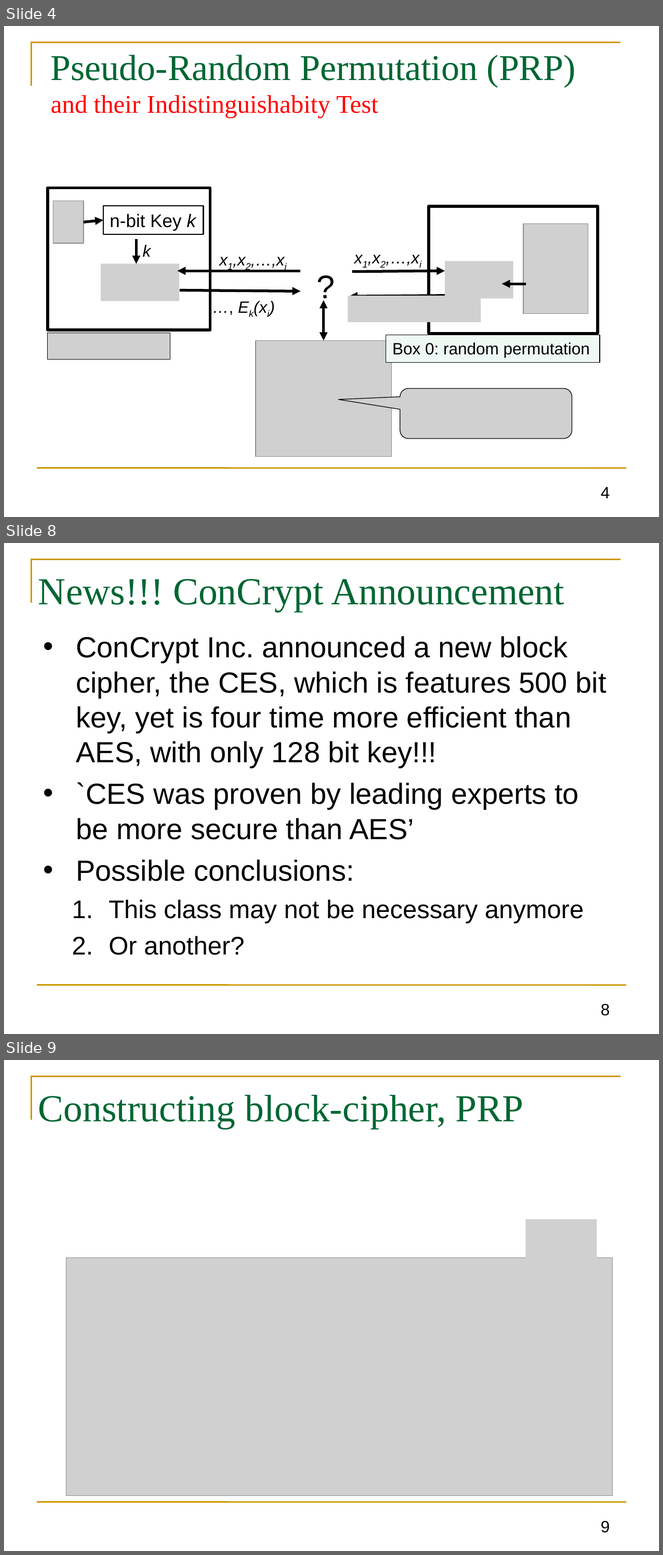
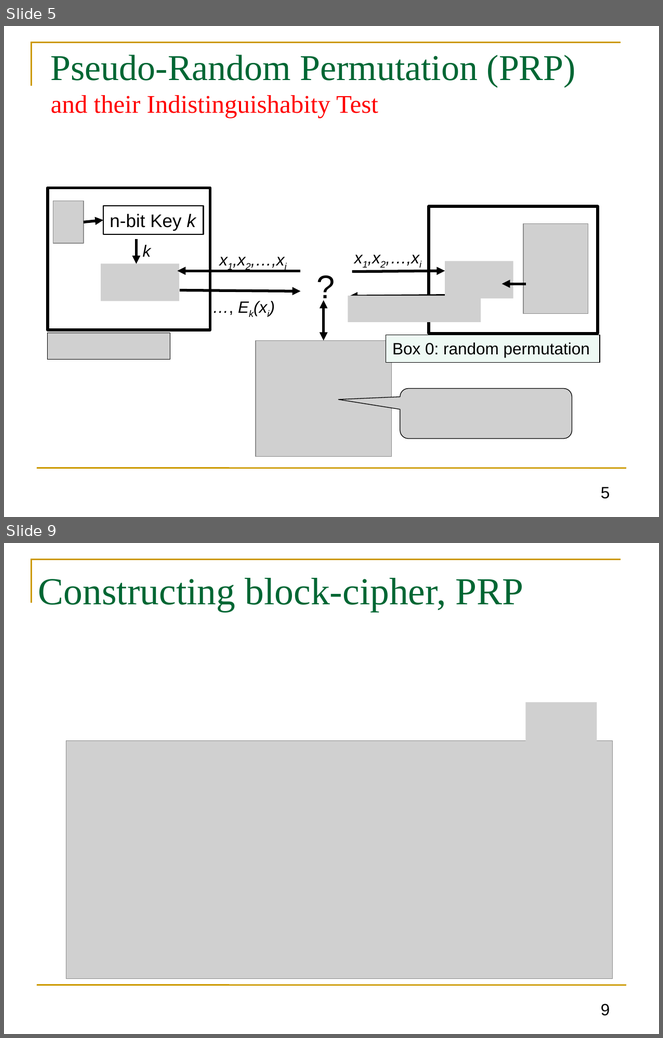
Before and after one commit to GhadaAlmashaqbeh/GhadaAlmashaqbeh.github.io, a slide deck: courses/cse3400-s2021/lecture4.pptx. Shown one above the other, each under a label of ours: slides 4, 8 and 9 before the commit, slides 5 and 9 after it; the slides between them are not shown. The pictures are 663x1555 and 663x1038 pixels, drawn with LibreOffice and Linux fonts; fonts in the diff are those of the drawing; grey boxes stand for pictures. Boxes give left, top, right and bottom in pixels: in the first picture for what was removed or moved away, otherwise in the second. Text is boxed around its words. In the diff, an @@ line names an element or a change of style, - is before the commit and + after.

```diff
--- a/courses/cse3400-s2021/lecture4.pptx
+++ b/courses/cse3400-s2021/lecture4.pptx
@@ slide 8 removed at (4, 543, 659, 1034), background #FFFFFF; not listed: 2 template elements that a slide beside it also shows @@
@@ title removed at (38, 579, 565, 612) @@
-News!!! ConCrypt Announcement
@@ text removed at (76, 636, 607, 955) @@
-• ConCrypt Inc. announced a new block cipher, the CES, which is features 500 bit key, yet is four time more efficient than AES, with only 128 bit key!!!
-• `CES was proven by leading experts to be more secure than AES’
-• Possible conclusions:
-  1. This class may not be necessary anymore
-  2. Or another?
@@ page number removed at (601, 1004, 610, 1016) @@
-8
@@ what was slide 4 is now slide 5 @@
@@ page number at (601, 487, 610, 499): text changed @@
-4
+5
```
Also in this commit, not shown: 5 slides changed, 3 slides added, 1 other slide removed, 2 other files.
